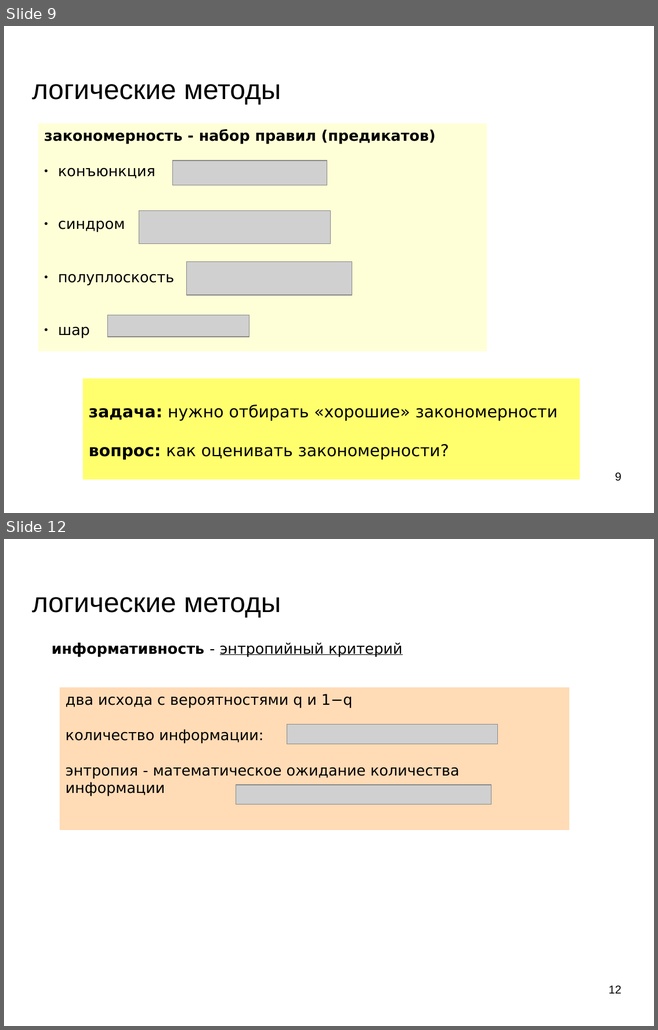
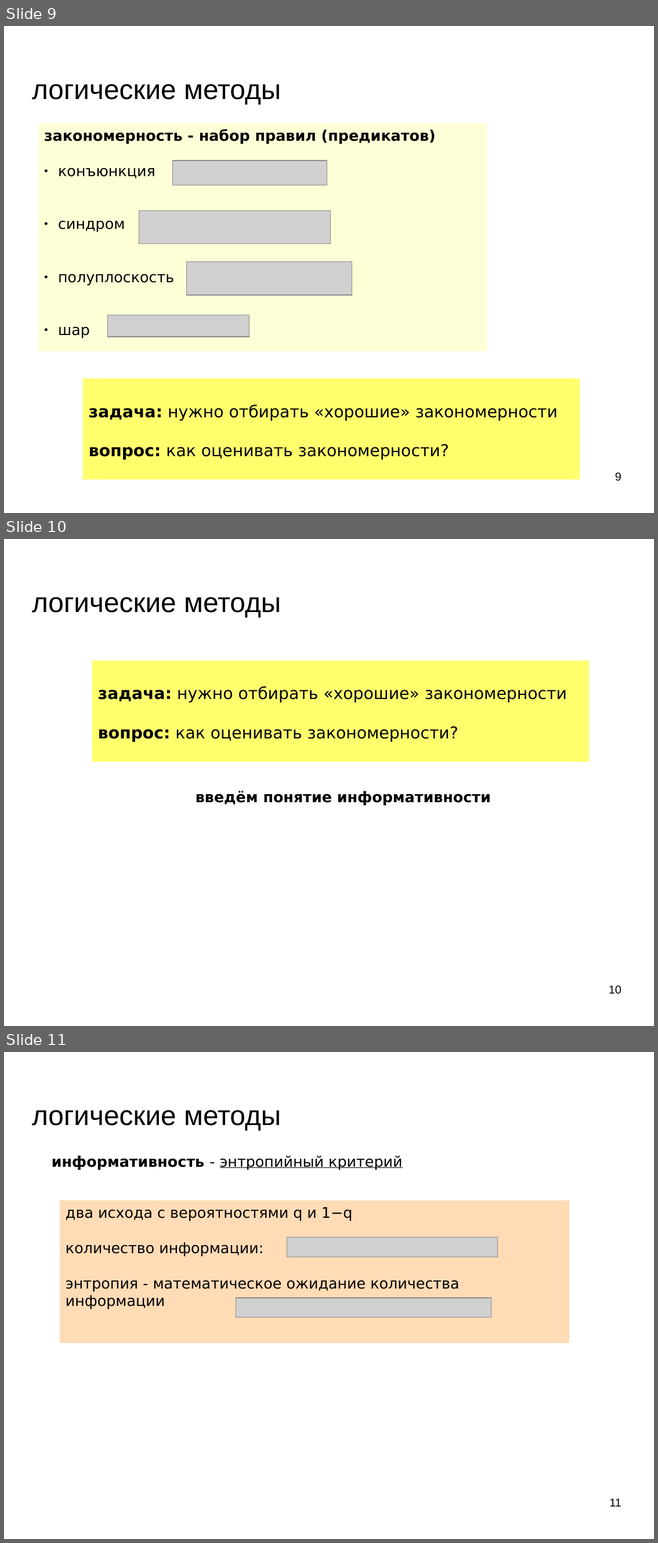
Before and after one commit to mechanoid5/ml_lectorium_2024_I, a slide deck: 11-logical.odp. Shown one above the other, each under a label of ours: slides 9 and 12 before the commit, slides 9, 10 and 11 after it; the slides between them are not shown. The pictures are 658x1030 and 658x1543 pixels, drawn with LibreOffice and Linux fonts; fonts in the diff are those of the drawing; grey boxes stand for pictures; background and template pictures are left out. Boxes give left, top, right and bottom in pixels: in the first picture for what was removed or moved away, otherwise in the second. Text is boxed around its words. In the diff, an @@ line names an element or a change of style, - is before the commit and + after.

```diff
--- a/11-logical.odp
+++ b/11-logical.odp
@@ slide 10 added at (4,539,654,1026), background picture (left out) @@
@@ title added at (32,597,281,617), 33.9 pt, text #000000 @@
+логические методы
@@ rectangle added at (92,660,589,761), fill #FFFF6D, 20 pt, text #000000 @@
+задача: нужно отбирать «хорошие» закономерности
+вопрос: как оценивать закономерности?
@@ text added at (195,791,491,806), 18 pt, text #000000, bold @@
+введём понятие информативности
@@ page number added at (608,986,621,994), 14 pt, text #000000 @@
+10
@@ what was slide 12 is now slide 11 @@
@@ page number at (609,1499,621,1507): text changed @@
-12
+11
```
Also in this commit, not shown: 2 slides changed, 1 other slide added, 3 slides removed, 4 other files.
